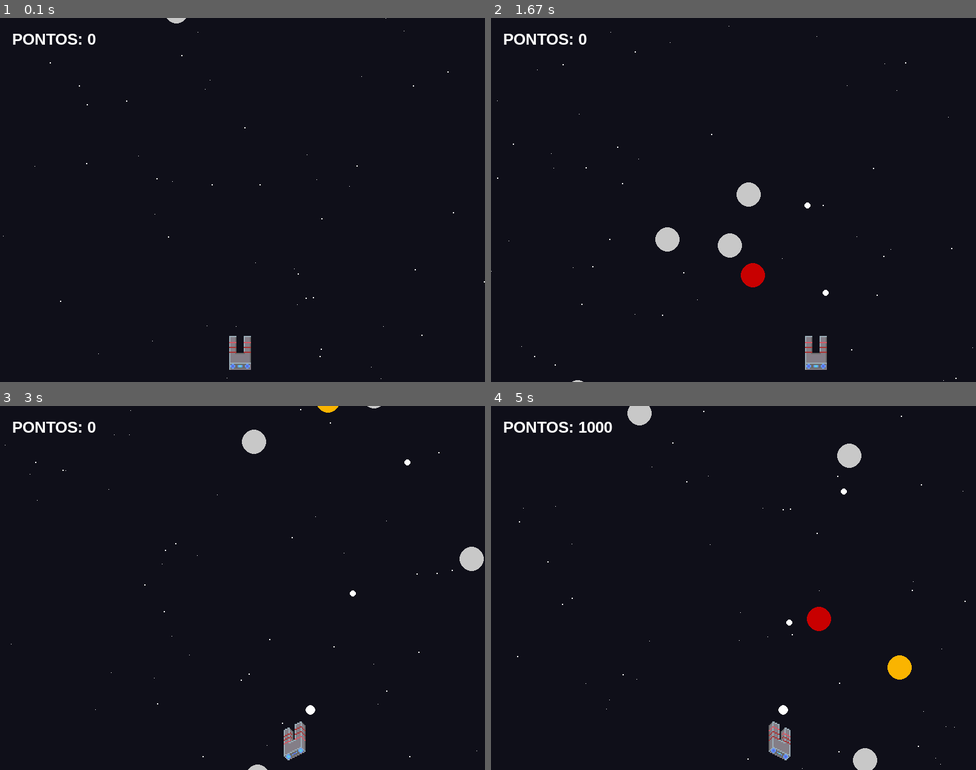
Above: before the commit, frames 1-4 (two rows, left to right).
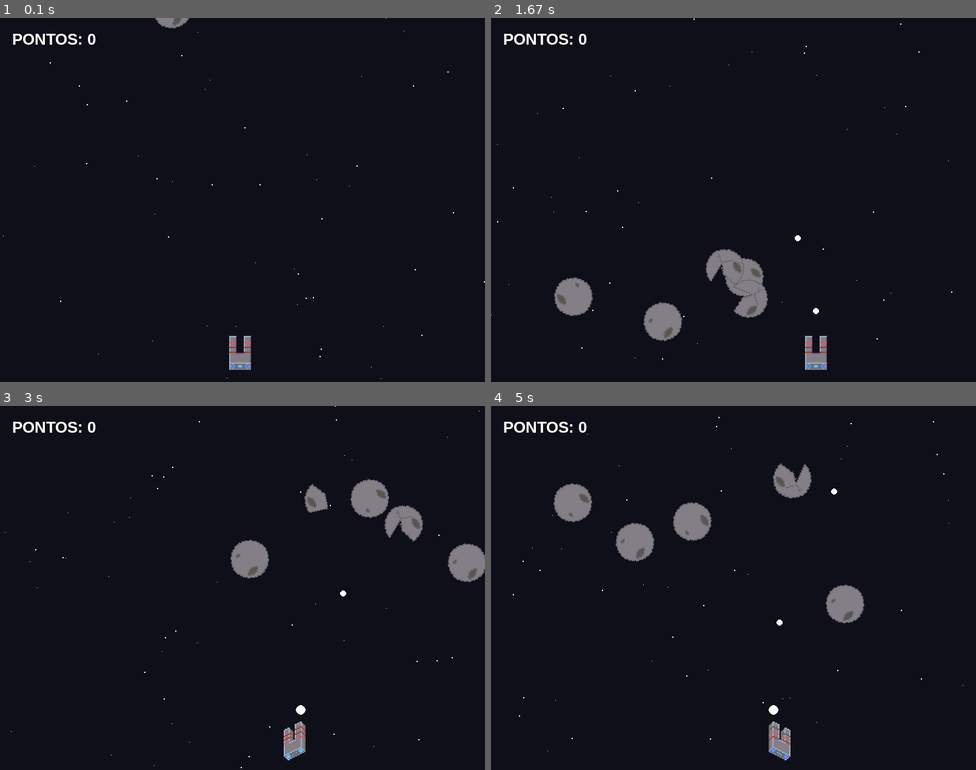
Above: after the commit, the same moments.

Repository: jeser-cavali/projeto-pygame
Game: pygame game, started from Main.py
Two runs of this game, one before a commit and one after it. Both use one fixed random seed, a clock stepped at 60 frames per second and the inputs below.
Inputs:
- Up to frame 1 (0.1 s): no input
- Up to frame 2 (1.67 s): tap Space at 0.33, 1.07, 1.37, 1.57 s; tap Enter at 0.67 s; hold Right 1-1.47 s; hold Up from 1.5 s (still down)
- Up to frame 3 (3 s): release Up at 1.8 s; hold Right 1.83-2.3 s; tap Space at 1.9, 2.2, 2.4, 2.7, 2.97 s; hold Left 2.33-2.87 s; hold Left from 2.9 s (still down)
- Up to frame 4 (5 s): tap Space at 3.27, 3.4, 3.8, 4.1, 4.47, 4.77, 4.97 s; release Left at 3.3 s; hold Up 3.33-3.7 s; hold Right 3.73-4.37 s; hold Left 4.4-4.87 s; hold Right from 4.9 s (still down)

The runs differ from the first frame. In frame 1, 0.1% of the frame differs, in the area x 32-39%, y 0-3%; in frame 2, 3.5%; in frame 3, 3.3%; in frame 4, 4.7%, in the area x 4-98%, y 0-100%.

Commit message:
adicionado mecanica de boost

Diff:
--- a/Asteroid.py
+++ b/Asteroid.py
@@ -23,7 +23,13 @@
             (200, 0, 0),
             (200, 0, 0)
         ]
+        self.sprites = [
+            pygame.transform.scale(pygame.image.load('./media/Sprite-0002.png').convert_alpha().subsurface((0, 0, 32, 32)), (64, 64)),
+            pygame.transform.scale(pygame.image.load('./media/Sprite-0002.png').convert_alpha().subsurface((32, 0, 32, 32)),(64, 64)),
+            pygame.transform.scale(pygame.image.load('./media/Sprite-0002.png').convert_alpha().subsurface((64, 0, 32, 32)),(64, 64)),
+        ]
         self.hits = 0
+        self.random_angle = random.randint(0, 359)
 
     def iniciar_status(self):
         # 1. Posición X aleatoria dentro de la pantalla
@@ -38,6 +44,13 @@
 
         self.hits = 0
 
+    def modularVelocidade(self, condition: bool):
+        if condition:
+            self.velocidade = 10
+        else:
+            self.velocidade = 5
+
+
     def mover(self):
         self.rect.y += self.velocidade
 
@@ -48,4 +61,5 @@
     def desenhar(self, tela):
         # Dibuja el asteroide como un círculo rojo
         if self.rect.y <= self.altura_tela:
-            pygame.draw.circle(tela, self.cores[self.hits], self.rect.center, self.raio)
+            tela.blit(pygame.transform.rotate(self.sprites[self.hits], self.random_angle), (self.rect.x - 32, self.rect.y - 32))
+            #pygame.draw.circle(tela, self.cores[self.hits], self.rect.center, self.raio)
--- a/Estrela.py
+++ b/Estrela.py
@@ -16,6 +16,12 @@
         # Velocidad constante rápida
         self.velocidade = 8
 
+    def modularVelocidade(self, condition: bool):
+        if condition:
+            self.velocidade = 16
+        else:
+            self.velocidade = 8
+
     def mover(self):
         self.y += self.velocidade
 
--- a/Main.py
+++ b/Main.py
@@ -45,12 +45,16 @@
 
     for estrela in estrelas:
         estrela.mover()
+        estrela.modularVelocidade(nave.speeding)
 
     for asteroide in asteroides:
         asteroide.mover()
 
     #TODO Verificación de colisiones
     for asteroide in asteroides:
+
+        asteroide.modularVelocidade(nave.speeding)
+
         if nave.rect.colliderect(asteroide.rect) and not nave.imortal:
             nave.hits += 1
             nave.turn_imortal()
@@ -58,14 +62,19 @@
             if nave.hits == 3 :
                 print("¡Game Over! La nave fue destruida por un asteroide.")
                 rodando = False
+
         for tiro in nave.tiros:
+            tiro.modularVelocidade(nave.speeding)
             if tiro.rect.colliderect(asteroide.rect):
                 nave.tiros.remove(tiro)
                 if asteroide.hits < 3:
                     asteroide.hits += 1
                 if asteroide.hits == 3 :
                     asteroide.iniciar_status()
-                    pontos += 1000
+                    if nave.speeding:
+                        pontos += 3000
+                    else:
+                         pontos += 1000
 
     # 4. Dibujo en pantalla
     tela.fill((15, 15, 25))
--- a/Nave.py
+++ b/Nave.py
@@ -19,6 +19,7 @@
         self.tiros = []
 
         self.hits = 0
+        self.speeding = False
 
         self.imortal = False
         self.imortal_trigger = 0
@@ -90,14 +91,15 @@
         self.sprite_frame = 0
         self.intervalo_frames = pygame.time.get_ticks()
 
-        try:
-            self.sprites = [
-                pygame.transform.scale(pygame.image.load('media/Ship-middle.png').convert_alpha(), (60, 60)),
-                pygame.transform.scale(pygame.image.load('media/Ship-left.png').convert_alpha(), (60, 60)),
-                pygame.transform.scale(pygame.image.load('media/Ship-right.png').convert_alpha(), (60, 60)),
-            ]
-        except Exception:
-            self.sprites = []
+
+        #try:
+        #    self.sprites = [
+        #        pygame.transform.scale(pygame.image.load('media/Ship-middle.png').convert_alpha(), (60, 60)),
+        #        pygame.transform.scale(pygame.image.load('media/Ship-left.png').convert_alpha(), (60, 60)),
+        #        pygame.transform.scale(pygame.image.load('media/Ship-right.png').convert_alpha(), (60, 60)),
+        #    ]
+        #except Exception:
+        #    self.sprites = []
 
         self.current_sprite = 0
 
@@ -125,6 +127,9 @@
                 self.vel_x = self.velocidade
             elif evento.key == pygame.K_SPACE:
                 self.atirar()
+            elif evento.key == pygame.K_UP:
+                self.speeding = True
+                self.velocidade = 10
 
         elif evento.type == pygame.KEYUP:
             if evento.key in (pygame.K_LEFT, pygame.K_a) and self.vel_x < 0:
@@ -133,6 +138,9 @@
             elif evento.key in (pygame.K_RIGHT, pygame.K_d) and self.vel_x > 0:
                 self.current_sprite = 0
                 self.vel_x = 0
+            elif evento.key in (pygame.K_UP, pygame.K_LEFT):
+                self.speeding = False
+                self.velocidade = 5
 
     def mover(self):
         self.rect.x += self.vel_x
@@ -144,7 +152,7 @@
 
     def atirar(self):
         # Esta parte la terminará tu compañero en Projetil.py
-        self.tiros.append(Projetil.Projetil(self.rect.x + 32, self.rect.y))
+        self.tiros.append(Projetil.Projetil(self.rect.x + 16, self.rect.y))
         pass
 
     # TODO Mecânica de tiros
@@ -192,7 +200,7 @@
         self.flash()
 
     def desenhar(self, tela):
-        if self.sprites and self.visible == True:
+        if self.visible == True:
             tela.blit(self.complex_sprites[self.current_sprite][self.hits][self.sprite_frame], (self.rect.x - 16, self.rect.y))
         #else:
             # Dibuja un triángulo verde si no hay imágenes cargadas
--- a/Projetil.py
+++ b/Projetil.py
@@ -13,6 +13,12 @@
         self.isVisible = True
         self.raio = 10
 
+    def modularVelocidade(self, condition: bool):
+        if condition:
+            self.velocidade = 6
+        else:
+            self.velocidade = 12
+
     def mover(self):
         self.rect.y -= self.velocidade
 
Binary file added: media/Sprite-0002.png
